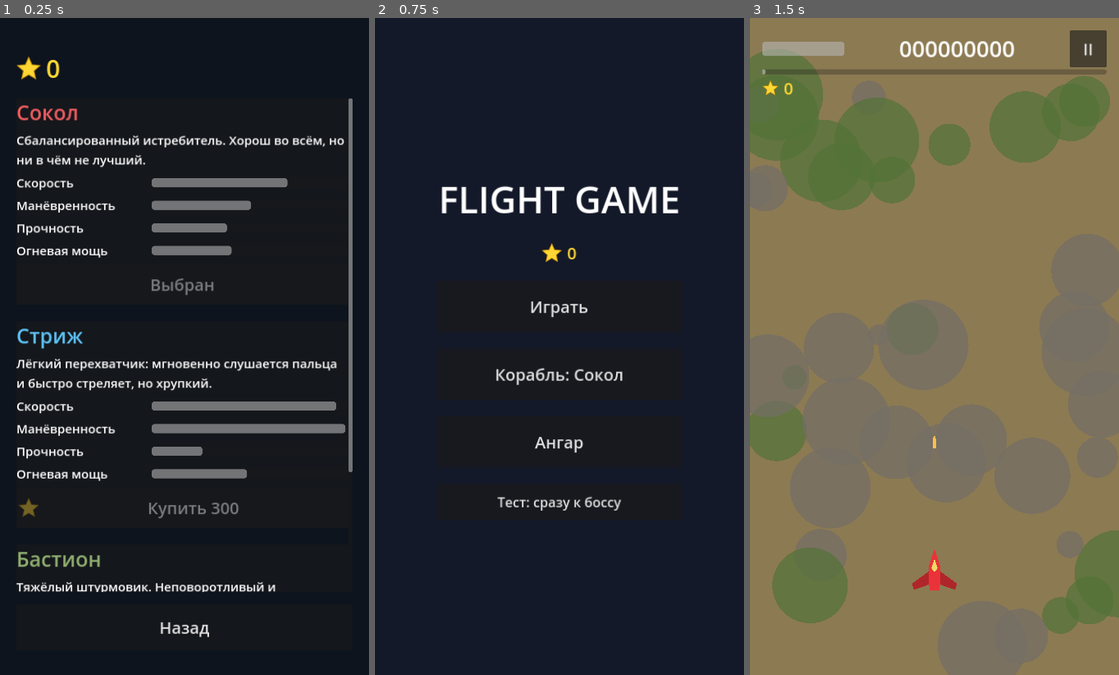
Above: before the commit, frames 1-3 (left to right).
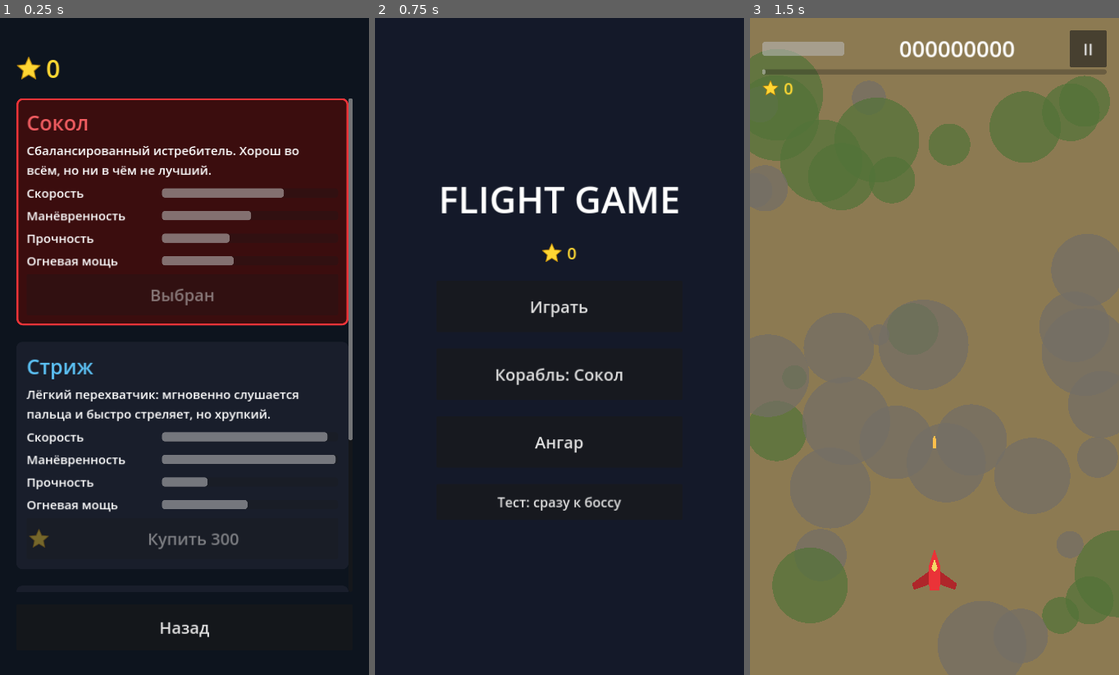
Above: after the commit, the same moments.

Repository: Dmitri2205/FlightGame
Game: Godot game, scene res://scenes/ui/ship_select.tscn
The game is run twice, just before and just after one commit, with the same random seed, the same clock (stepped at 60 frames per second) and the same inputs. This scene is started directly instead of the project's main scene.
Inputs:
- Up to frame 1 (0.25 s): no input
- Up to frame 2 (0.75 s): click "Назад" at 0.5 s
- Up to frame 3 (1.5 s): click "Играть" at 1.25 s

The runs differ from the first frame. In frame 1, 40% of the frame differs, in the area x 4-96%, y 12-88%; in frame 2, nothing differs; in frame 3, nothing differs.

Commit message:
Make ship cards tappable, add scroll deadzone, buff boss
ScrollContainers had a zero scroll deadzone, so the slightest finger
movement started a drag and cancelled button presses. Ship cards can
now be tapped to select an unlocked ship, and the selected card is
highlighted. Boss HP raised from 120 to 500.

Co-Authored-By: Claude Opus 5.5 <noreply@anthropic.com>
Claude-Session: https://claude.ai/code/session_01VC3GYwjwqeYNAW7dgMGBH3

Diff:
--- a/scenes/game/boss.gd
+++ b/scenes/game/boss.gd
@@ -7,7 +7,7 @@
 
 enum State { ENTERING, FIGHTING }
 
-@export var max_hp := 120
+@export var max_hp := 500
 @export var score_value := 5000
 @export var star_drop := 40
 @export var bullet_scene: PackedScene
--- a/scenes/ui/ship_select.gd
+++ b/scenes/ui/ship_select.gd
@@ -10,6 +10,10 @@
 }
 
 const STAR_ICON := preload("res://ui/star.svg")
+## Если палец сдвинулся дальше этого (px), это свайп списка, а не тап по карточке.
+const TAP_SLOP := 20.0
+
+var _press_pos := Vector2.ZERO
 
 @onready var stars_label: Label = %StarsLabel
 @onready var list: VBoxContainer = %ShipList
@@ -43,6 +47,10 @@
 	# ScrollContainer не получает свайп и список не листается.
 	var card := PanelContainer.new()
 	card.mouse_filter = Control.MOUSE_FILTER_PASS
+	card.add_theme_stylebox_override("panel", _card_style(ship))
+	# Тап по открытой карточке выбирает корабль (покупка — только кнопкой).
+	if GameState.is_ship_unlocked(ship.id):
+		card.gui_input.connect(_on_card_input.bind(ship.id))
 	var box := VBoxContainer.new()
 	box.add_theme_constant_override("separation", 8)
 	card.add_child(box)
@@ -84,6 +92,28 @@
 	return card
 
 
+func _on_card_input(event: InputEvent, ship_id: String) -> void:
+	var mb := event as InputEventMouseButton
+	if mb == null or mb.button_index != MOUSE_BUTTON_LEFT:
+		return
+	if mb.pressed:
+		_press_pos = mb.global_position
+	elif mb.global_position.distance_to(_press_pos) < TAP_SLOP:
+		GameState.select_ship(ship_id)
+
+
+func _card_style(ship: ShipData) -> StyleBoxFlat:
+	var style := StyleBoxFlat.new()
+	style.bg_color = Color(0.1, 0.12, 0.17)
+	style.set_corner_radius_all(12)
+	style.set_content_margin_all(20)
+	if ship.id == GameState.selected_ship_id:
+		style.bg_color = ship.color.darkened(0.75)
+		style.border_color = ship.color
+		style.set_border_width_all(4)
+	return style
+
+
 func _make_stat(label_text: String, ratio: float) -> Control:
 	var row := HBoxContainer.new()
 	row.mouse_filter = Control.MOUSE_FILTER_PASS
--- a/scenes/ui/ship_select.tscn
+++ b/scenes/ui/ship_select.tscn
@@ -60,6 +60,7 @@
 layout_mode = 2
 size_flags_vertical = 3
 horizontal_scroll_mode = 0
+scroll_deadzone = 24
 
 [node name="ShipList" type="VBoxContainer" parent="Margin/Box/Scroll"]
 unique_name_in_owner = true
--- a/scenes/ui/upgrade_menu.tscn
+++ b/scenes/ui/upgrade_menu.tscn
@@ -60,6 +60,7 @@
 layout_mode = 2
 size_flags_vertical = 3
 horizontal_scroll_mode = 0
+scroll_deadzone = 24
 
 [node name="UpgradeList" type="VBoxContainer" parent="Margin/Box/Scroll"]
 unique_name_in_owner = true
